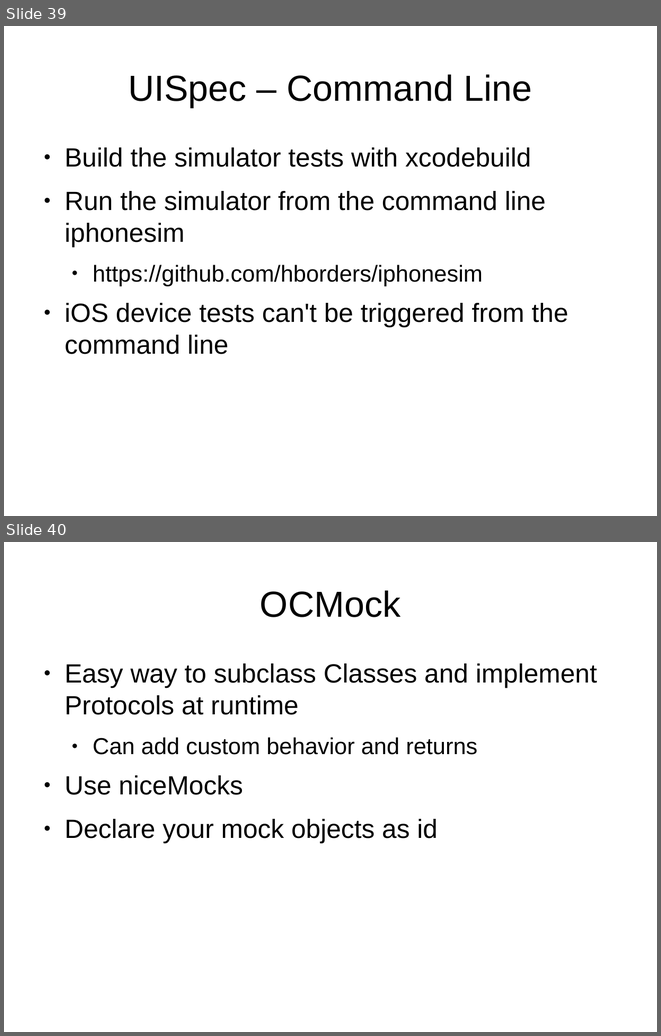
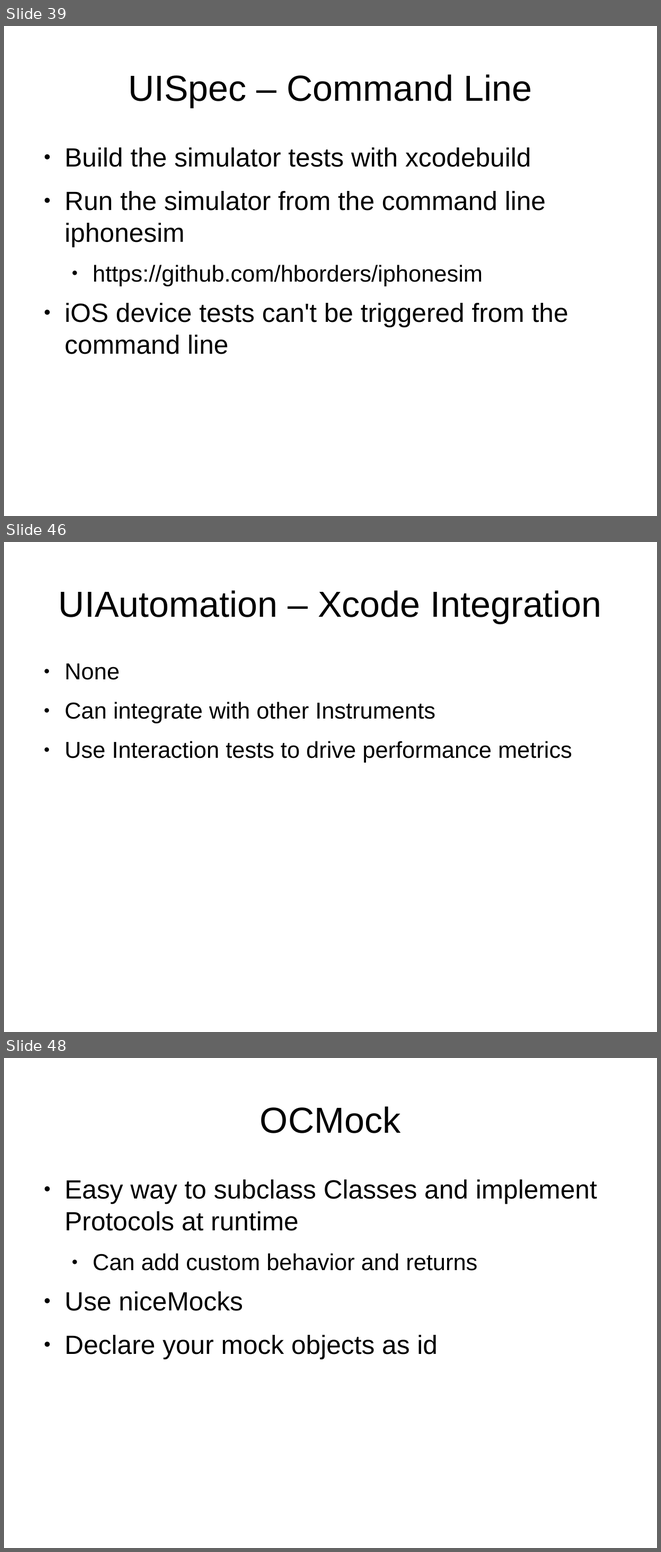
Before and after one commit to StlMobileDev/iPhone-Testing, a slide deck: Testing-Testing-iOS.odp. Shown one above the other, each under a label of ours: slides 39 and 40 before the commit, slides 39, 46 and 48 after it; the slides between them are not shown. The pictures are 661x1036 and 661x1552 pixels, drawn with LibreOffice and Linux fonts; fonts in the diff are those of the drawing. Boxes give left, top, right and bottom in pixels: in the first picture for what was removed or moved away, otherwise in the second. Text is boxed around its words. In the diff, an @@ line names an element or a change of style, - is before the commit and + after.

```diff
--- a/Testing-Testing-iOS.odp
+++ b/Testing-Testing-iOS.odp
@@ slide 46 added at [4, 542, 657, 1032], background #FFFFFF @@
@@ title added at [59, 590, 601, 623], 44 pt, text #000000 @@
+UIAutomation – Xcode Integration
@@ text added at [64, 663, 572, 762], 28 pt, text #000000 @@
+● None
+● Can integrate with other Instruments
+● Use Interaction tests to drive performance metrics
@@ what was slide 40 is now slide 48 @@
```
Also in this commit, not shown: 3 slides changed, 8 other slides added, 2 other files.
